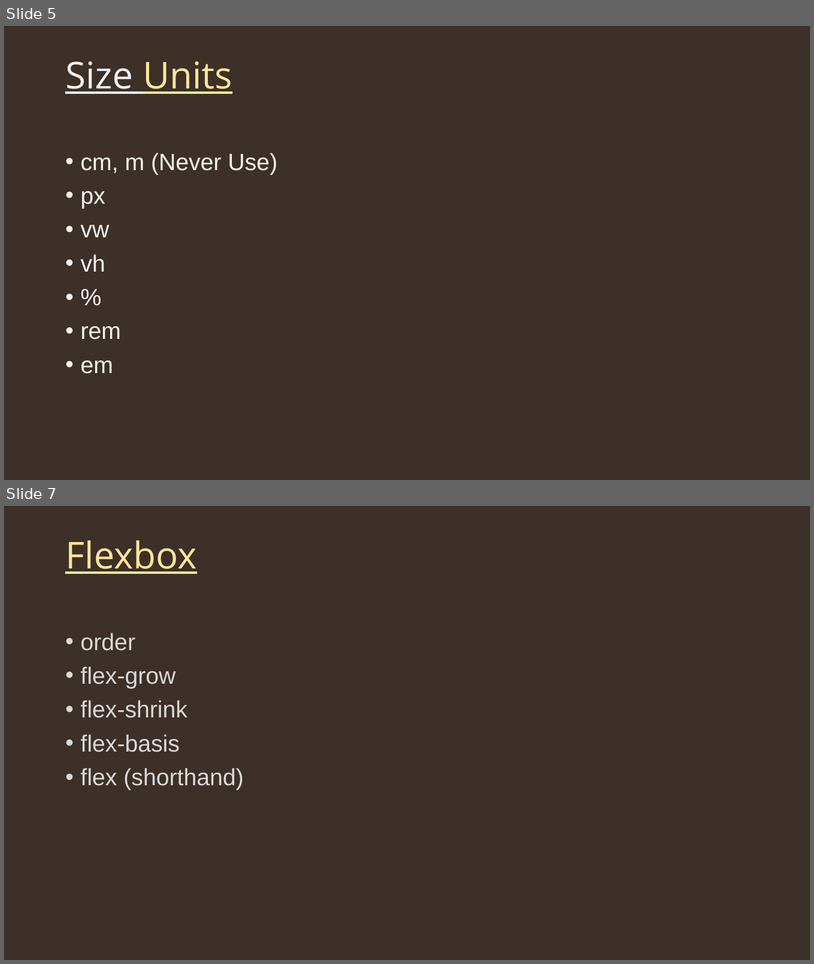
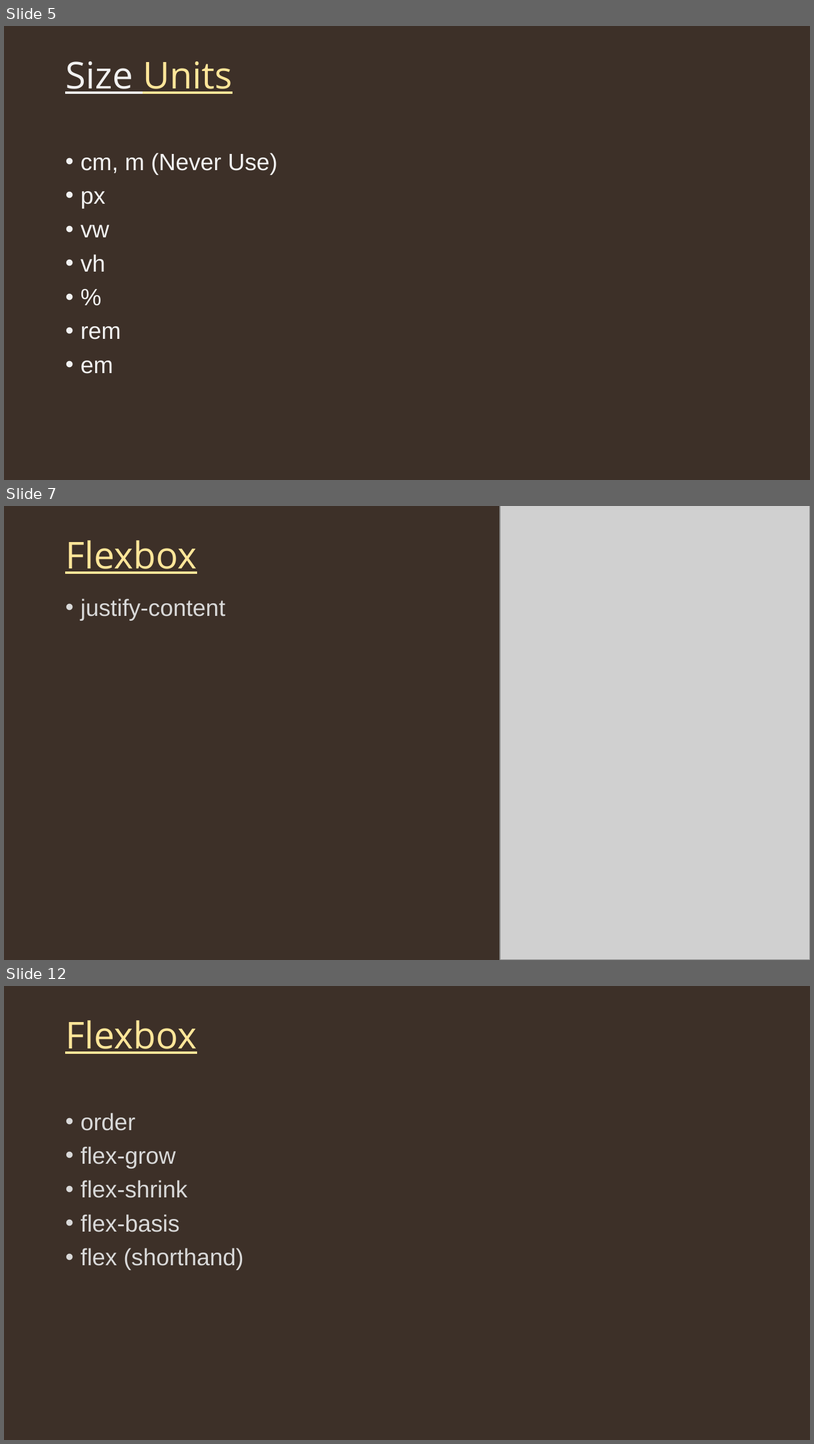
Before and after one commit to Bijit-Mondal/Web-Dev-Tutorial, a slide deck: 003CSS.pptx. Shown one above the other, each under a label of ours: slides 5 and 7 before the commit, slides 5, 7 and 12 after it; the slides between them are not shown. The pictures are 814x964 and 814x1444 pixels, drawn with LibreOffice and Linux fonts; fonts in the diff are those of the drawing; grey boxes stand for pictures. Boxes give left, top, right and bottom in pixels: in the first picture for what was removed or moved away, otherwise in the second. Text is boxed around its words. In the diff, an @@ line names an element or a change of style, - is before the commit and + after.

```diff
--- a/003CSS.pptx
+++ b/003CSS.pptx
@@ slide 7 added at box(4, 506, 810, 960), background #3D3028 @@
@@ picture added at box(500, 506, 810, 960) @@
@@ title added at box(65, 540, 197, 574), 44 pt, text #FFE699, underline @@
+Flexbox
@@ text added at box(81, 598, 225, 621), 28 pt, text #D9D9D9 @@
+• justify-content
@@ what was slide 7 is now slide 12 @@
```
Also in this commit, not shown: 1 slide changed, 6 other slides added.
